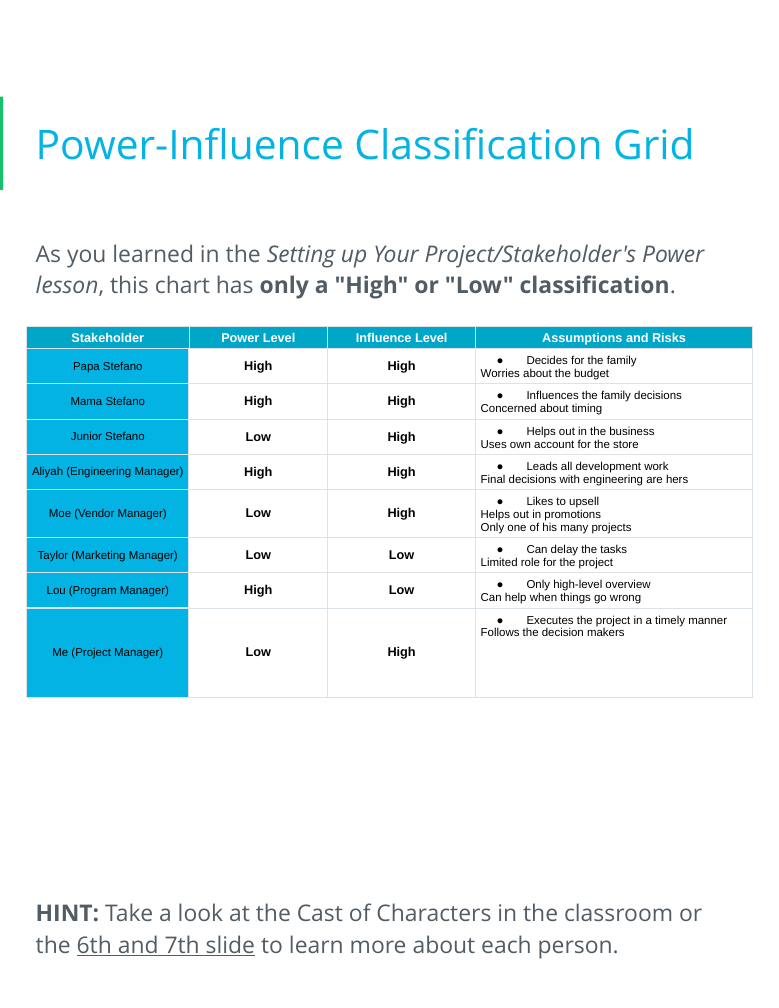
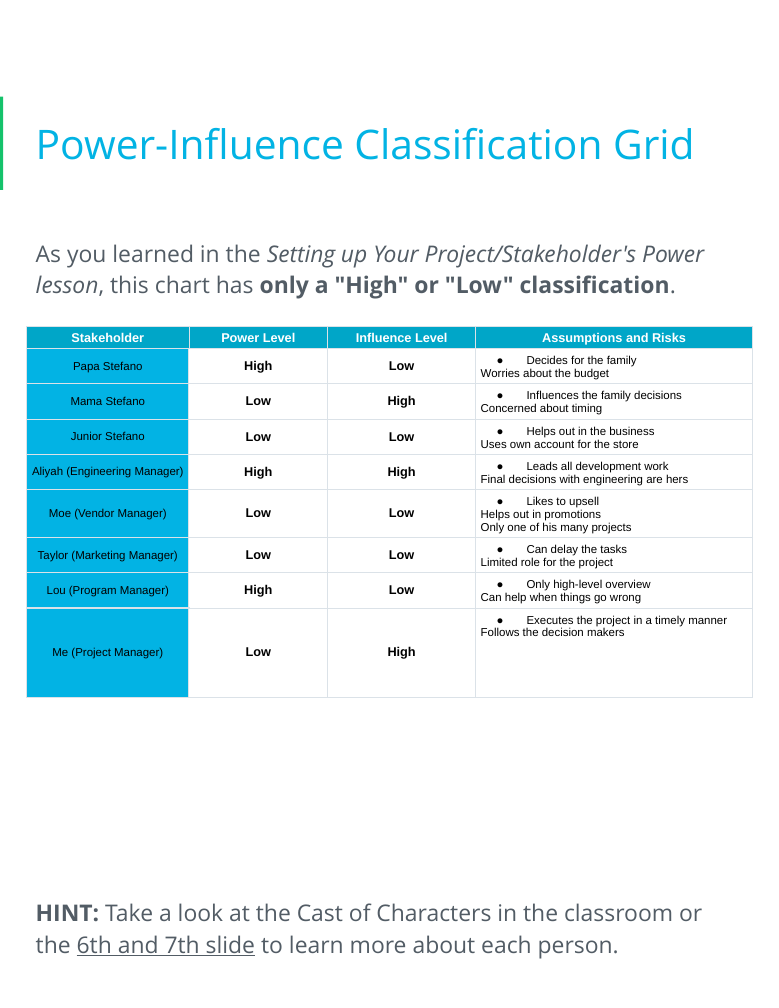
Before and after one commit to hashimndl/digital-project-management-yosemite-stefano, a slide deck: slide 14 of docs/yosemite_stefano_project_submission.pptx. Drawn at 779x1008 pixels with LibreOffice and Linux fonts; fonts in the diff are those of the drawing; background and template pictures are left out. Boxes give left, top, right and bottom in pixels: in the first picture for what was removed or moved away, otherwise in the second. Text is boxed around its words. In the diff, an @@ line names an element or a change of style, - is before the commit and + after.

```diff
--- a/docs/yosemite_stefano_project_submission.pptx
+++ b/docs/yosemite_stefano_project_submission.pptx
@@ table at <box>27,327,752,713</box> @@
-row 2, column 3: High
+row 2, column 3: Low
-row 3, column 2: High
+row 3, column 2: Low
-row 4, column 3: High
+row 4, column 3: Low
-row 6, column 3: High
+row 6, column 3: Low
```
Also in this commit, not shown: 9 other slides changed.
